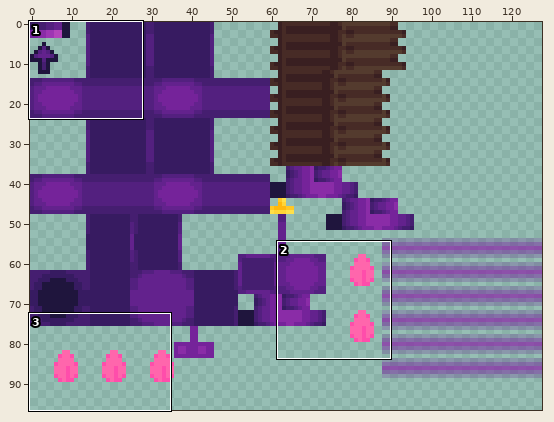
Sprite sheet -- src/main/resources/assets/awt/textures/exterior/onion/purple.png. Above: a wide view before the commit, with the close-up outlined.
Close-up. Before the edit:
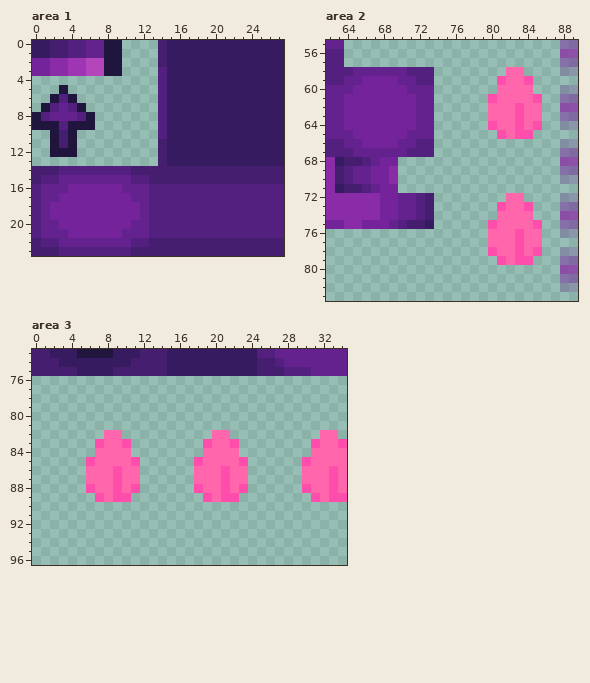
The file is 128x128 pixels. Shown: area 1: x 0..27, y 0..23; area 2: x 62..89, y 55..83; area 3: x 0..34, y 73..96. The wide view leaves out empty margins.
After the commit:
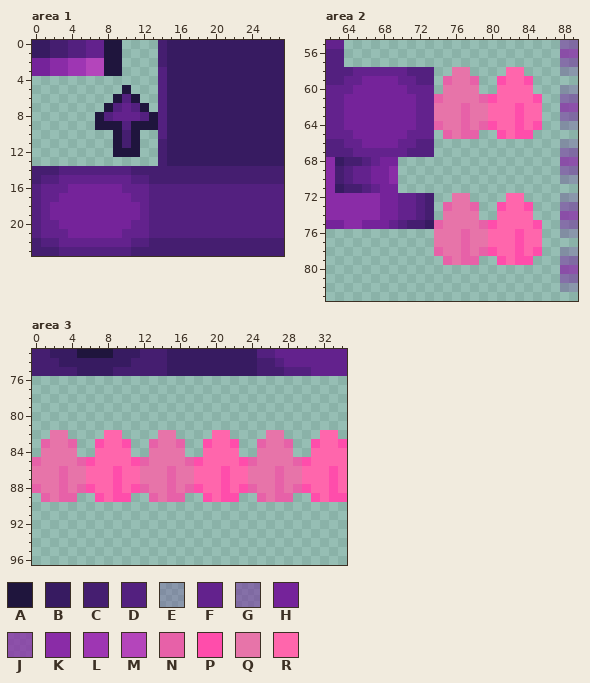
Palette (. is transparent): A #1f153d  B #371b61  C #451e70  D #53207f  E #65208e3f  F #63228d  G #74229b7f  H #75239a  J #8a2ca7bf  K #8a2ca7  L #9e36b3  M #b445bb  N #e761a8  P #ff4dab  Q #e774a9  R #ff66ac
What changed:
Area 1:
y 5: x 3 A -> .; x 10 . -> A
y 6: x 2..4 ADA -> ...; x 9..11 ... -> ADA
y 7: x 1..5 ADFDA -> .....; x 8..12 ..... -> ADFDA
y 8: x 0..13 ADFFFDA....... -> .......ADFFFDA
y 9: x 0..13 AAADAAA....... -> .......AAADAAA
y 10..11: x 2..4 ACA -> ...; x 9..11 ... -> ACA
y 12: x 2..4 AAA -> ...; x 9..11 ... -> AAA
Area 2:
y 58: x 76..77 .. -> QQ
y 59: x 75..78 .... -> NQQN
y 60: x 75..78 .... -> QQQQ
y 61: x 74..79 ...... -> NQQQQN
y 62..63: x 74..79 ...... -> QQQNQQ
y 64: x 74..79 ...... -> NQQNQN
y 65: x 75..78 .... -> NQNN
y 72: x 76..77 .. -> QQ
y 73: x 75..78 .... -> NQQN
y 74: x 75..78 .... -> QQQQ
y 75: x 74..79 ...... -> NQQQQN
y 76..77: x 74..79 ...... -> QQQNQQ
y 78: x 74..79 ...... -> NQQNQN
y 79: x 75..78 .... -> NQNN
Area 3:
y 82: x 2..3 .. -> QQ; x 14..15 .. -> QQ; x 26..27 .. -> QQ
y 83: x 1..4 .... -> NQQN; x 13..16 .... -> NQQN; x 25..28 .... -> NQQN
y 84: x 1..4 .... -> QQQQ; x 13..16 .... -> QQQQ; x 25..28 .... -> QQQQ
y 85: x 0..5 ...... -> NQQQQN; x 12..17 ...... -> NQQQQN; x 24..29 ...... -> NQQQQN
y 86..87: x 0..5 ...... -> QQQNQQ; x 12..17 ...... -> QQQNQQ; x 24..29 ...... -> QQQNQQ
y 88: x 0..5 ...... -> NQQNQN; x 12..17 ...... -> NQQNQN; x 24..29 ...... -> NQQNQN
y 89: x 1..4 .... -> NQNN; x 13..16 .... -> NQNN; x 25..28 .... -> NQNN
Where, in picture pixels (left, top, right, bottom), the same in both close-ups:
changed: (32, 85, 158, 157)
added: (434, 67, 488, 139)
added: (434, 193, 488, 265)
added: (32, 430, 86, 502)
added: (140, 430, 194, 502)
added: (248, 430, 302, 502)
